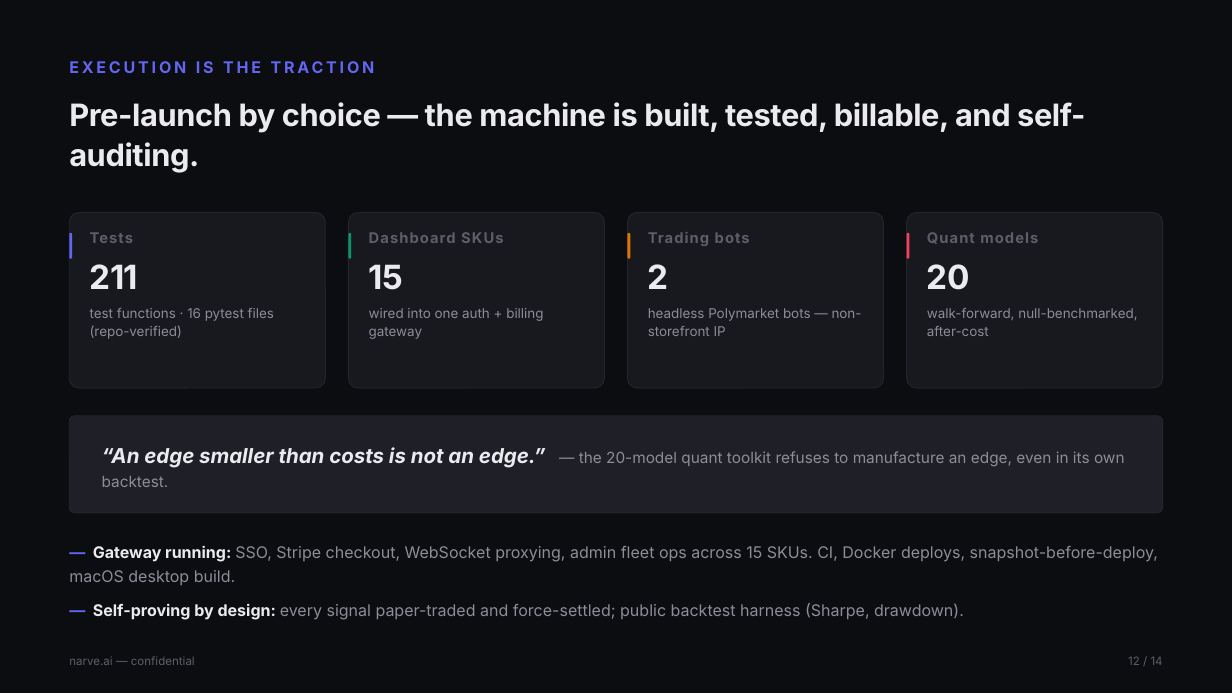
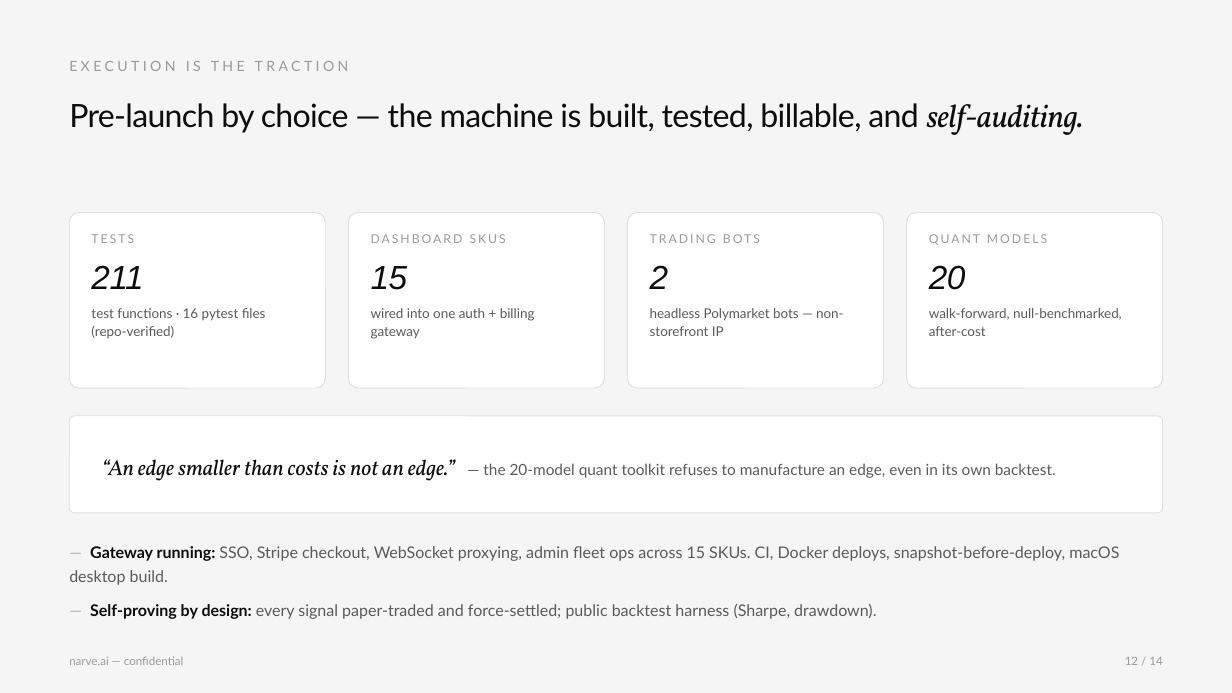
Before and after one commit to Jhabbig/Habbig, a slide deck: slide 12 of pitch-deck/narve-pitch-deck.pptx. Drawn at 1232x693 pixels with LibreOffice and Linux fonts; fonts in the diff are those of the drawing. Boxes give left, top, right and bottom in pixels: in the first picture for what was removed or moved away, otherwise in the second. Text is boxed around its words. In the diff, an @@ line names an element or a change of style, - is before the commit and + after.

```diff
--- a/pitch-deck/narve-pitch-deck.pptx
+++ b/pitch-deck/narve-pitch-deck.pptx
@@ rectangle at <box>0,0,1232,693</box>: fill #0C0D10 to #F5F5F5 @@
@@ text "EXECUTION IS THE TRACTION" at <box>69,61,349,71</box>: size 12.5 to 11 pt, font Inter to Lato, text colour #6366F1 to #9A9A9A, letter spacing 2.2 to 2.6 pt, bold off @@
@@ text "Pre-launch by choice — the ..." at <box>69,103,1083,135</box>: size 24 to 25 pt, text colour #EBEBEF to #0D0D0D, bold off; font Inter to Lato, letter spacing -0.3 to -0.5 pt in "Pre-launch by choice — the machine is ..."; font Inter to Vollkorn, italic on in "self-auditing." @@
@@ rounded rectangle removed at <box>69,233,72,259</box> @@
@@ text at <box>91,234,134,243</box>: text changed; size 11.5 to 9.5 pt; font Inter to Lato; text colour #5C5E6A to #9A9A9A; bold off @@
-Tests
+TESTS
@@ fill #18191E to #FFFFFF; outline #24252C 0.75 pt to #E0E0E0 0.75 pt in 3 elements at <box>69,213,325,388</box>, <box>907,213,1163,388</box>, <box>348,213,604,388</box> @@
@@ rounded rectangle removed at <box>348,233,351,259</box> @@
@@ text at <box>371,234,506,243</box>: text changed; size 11.5 to 9.5 pt; font Inter to Lato; text colour #5C5E6A to #9A9A9A; bold off @@
-Dashboard SKUs
+DASHBOARD SKUS
@@ rounded rectangle removed at <box>628,233,630,259</box> @@
@@ rounded rectangle added at <box>628,213,884,388</box>, fill #FFFFFF, outline #E0E0E0 0.75 pt @@
@@ text at <box>650,234,760,243</box>: text changed; size 11.5 to 9.5 pt; font Inter to Lato; text colour #5C5E6A to #9A9A9A; bold off @@
-Trading bots
+TRADING BOTS
@@ rounded rectangle: place and size @@
-rounded rectangle at <box>628,213,884,388</box>
+rounded rectangle at <box>907,213,1163,388</box>
@@ rounded rectangle removed at <box>907,213,1163,388</box> @@
@@ rounded rectangle removed at <box>907,233,909,259</box> @@
@@ text at <box>929,234,1047,245</box>: text changed; size 11.5 to 9.5 pt; font Inter to Lato; text colour #5C5E6A to #9A9A9A; bold off @@
-Quant models
+QUANT MODELS
@@ text at <box>91,265,266,338</box>: font Inter to Arial, text colour #EBEBEF to #0D0D0D, bold off, italic on in "211"; font Inter to Lato, text colour #8B8D98 to #5A5A5A in "test functions · 16 pytest files (repo-verified)" @@
@@ text at <box>371,266,535,339</box>: font Inter to Arial, text colour #EBEBEF to #0D0D0D, bold off, italic on in "15"; font Inter to Lato, text colour #8B8D98 to #5A5A5A in "wired into one auth + billing gateway" @@
@@ text at <box>650,265,843,336</box>: font Inter to Arial, text colour #EBEBEF to #0D0D0D, bold off, italic on in "2"; font Inter to Lato, text colour #8B8D98 to #5A5A5A in "headless Polymarket bots — non-storefront IP" @@
@@ text at <box>929,265,1122,336</box>: font Inter to Arial, text colour #EBEBEF to #0D0D0D, bold off, italic on in "20"; font Inter to Lato, text colour #8B8D98 to #5A5A5A in "walk-forward, null-benchmarked, after-cost" @@
@@ rounded rectangle at <box>69,416,1163,513</box>: fill #1F2027 to #FFFFFF; outline #24252C 0.75 pt to #E0E0E0 0.75 pt @@
@@ text "“An edge smaller than costs ..." at <box>102,459,1056,481</box>: size 16 to 17 pt, font Inter to Vollkorn, text colour #EBEBEF to #0D0D0D, bold off in "“An edge smaller than costs is not ..."; font Inter to Lato, text colour #8B8D98 to #5A5A5A in "— the 20-model quant toolkit refuses to ..." @@
@@ text "— Gateway running: SSO, Stripe ..." at <box>69,546,1119,619</box>: font Inter to Lato; text colour #6366F1 to #B0B0B0, bold off in "—", "—"; text colour #EBEBEF to #0D0D0D in "Gateway running:", "Self-proving by design:"; text colour #8B8D98 to #5A5A5A in "SSO, Stripe checkout, WebSocket proxying, admin fleet ...", "every signal paper-traded and force-settled; public backtest ..." @@
@@ text "narve.ai — confidential" at <box>69,656,183,665</box>: font Inter to Lato, text colour #5C5E6A to #9A9A9A @@
@@ text "12 / 14" at <box>1125,657,1162,665</box>: font Inter to Lato, text colour #5C5E6A to #9A9A9A @@
```
Also in this commit, not shown: 13 other slides changed, 1 other file.
